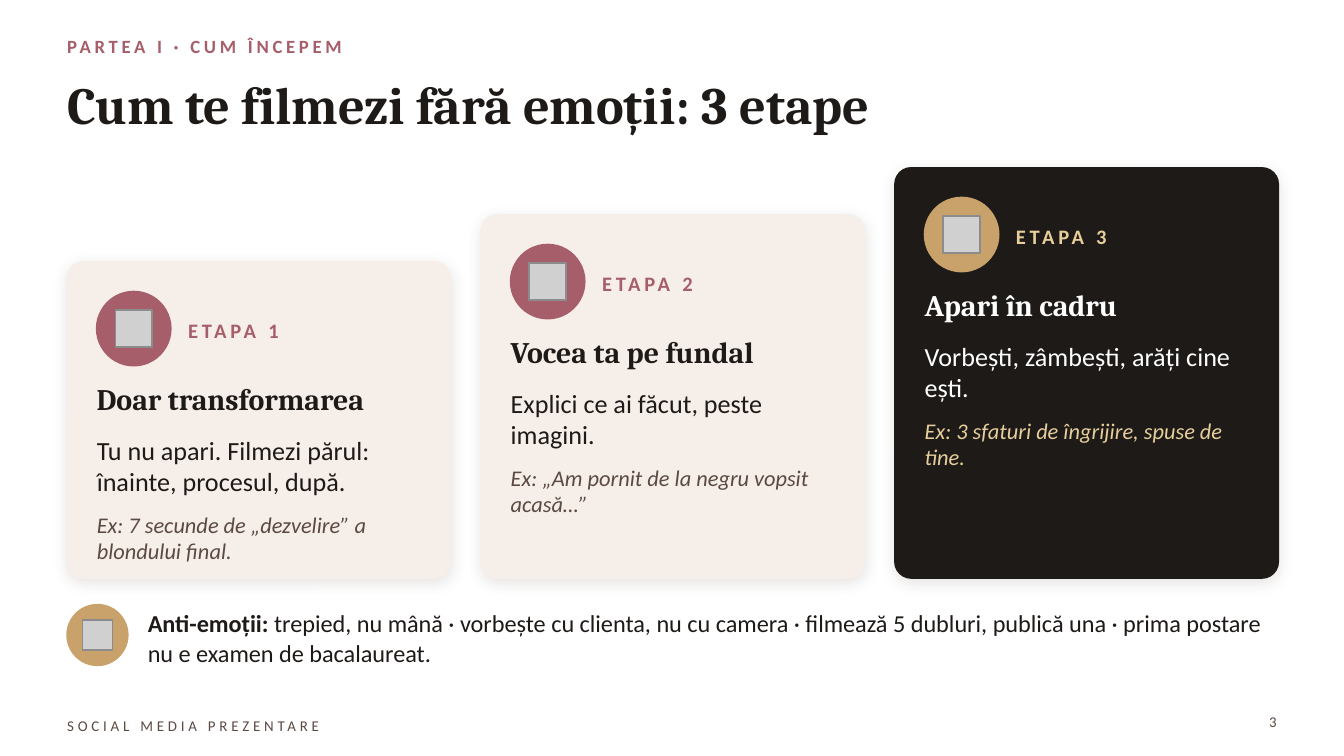
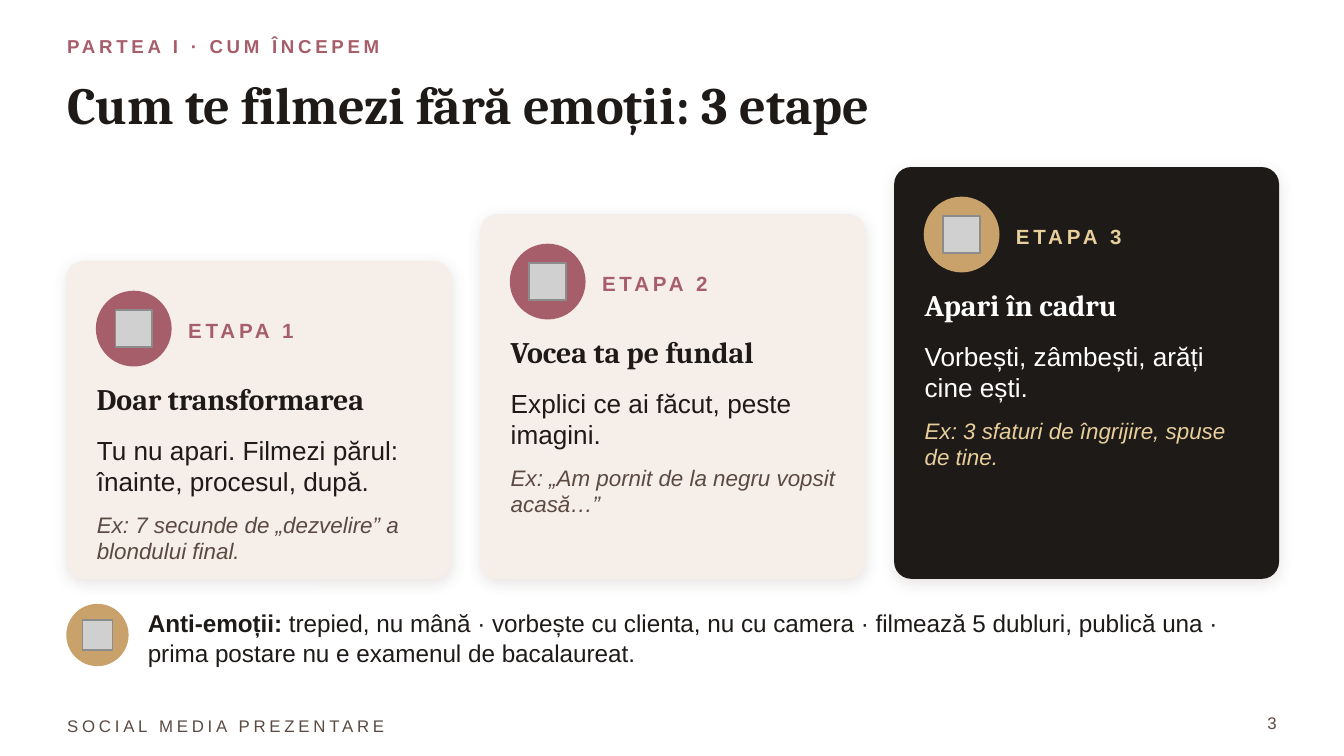
Before and after one commit to dianaavram2014/Blonde-ambition, a slide deck: slide 3 of SOCIAL_MEDIA_PREZENTARE.pptx. Drawn at 1344x756 pixels with LibreOffice and Linux fonts; fonts in the diff are those of the drawing; grey boxes stand for pictures. Boxes give left, top, right and bottom in pixels: in the first picture for what was removed or moved away, otherwise in the second. Text is boxed around its words. In the diff, an @@ line names an element or a change of style, - is before the commit and + after.

```diff
--- a/SOCIAL_MEDIA_PREZENTARE.pptx
+++ b/SOCIAL_MEDIA_PREZENTARE.pptx
@@ font Calibri to Arial in 10 elements at [173, 40, 178, 53], [282, 324, 293, 338], [97, 440, 398, 497], [97, 517, 398, 559], [696, 276, 707, 291], [511, 393, 791, 450], [511, 470, 835, 512], [1110, 229, 1121, 245], [925, 346, 1204, 403], [925, 422, 1226, 465] @@
@@ text at [148, 614, 1202, 667]: text changed; font Calibri to Arial @@
-Anti-emoții: trepied, nu mână · vorbește cu clienta, nu cu camera · filmează 5 dubluri, publică una · prima postare nu e examen de bacalaureat.
+Anti-emoții: trepied, nu mână · vorbește cu clienta, nu cu camera · filmează 5 dubluri, publică una · prima postare nu e examenul de bacalaureat.
@@ text "SOCIAL MEDIA PREZENTARE" at [67, 712, 605, 739]: size 8 to 9 pt, font Calibri to Arial @@
@@ page number at [1267, 717, 1276, 729]: size 8 to 9 pt, font Calibri to Arial @@
```
Also in this commit, not shown: 19 other slides changed, 1 other file.
